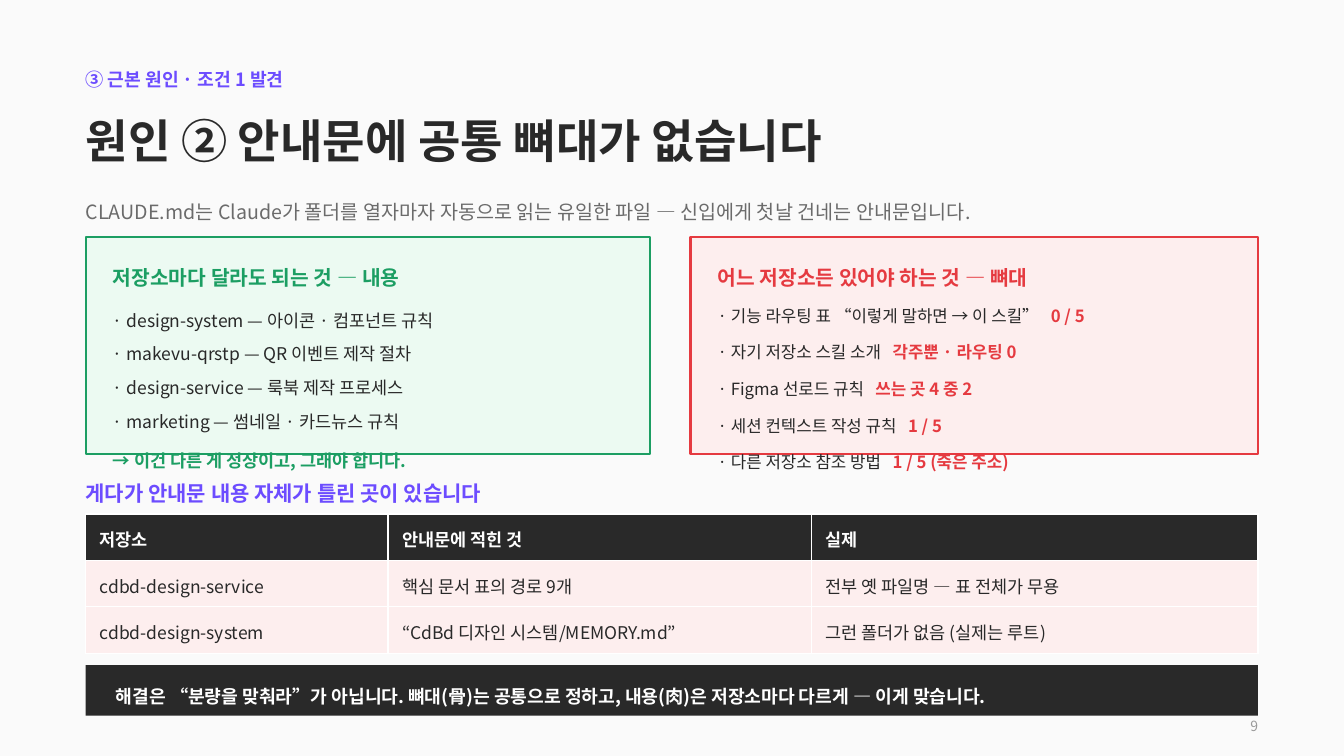
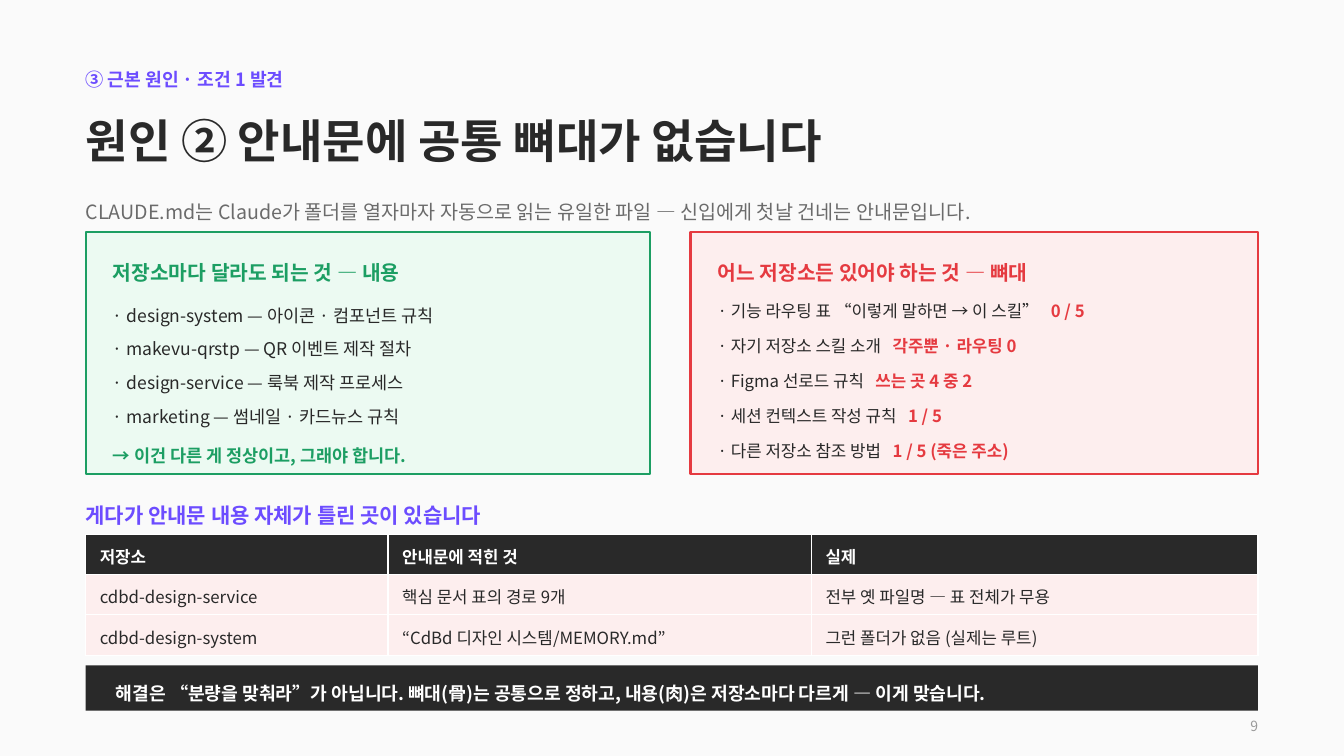
Before and after one commit to CdBd-in/design, a slide deck: slide 9 of CdBd 문서 체계 진단 및 개편 제안.pptx. Drawn at 1344x756 pixels with LibreOffice and Linux fonts; fonts in the diff are those of the drawing. Boxes give left, top, right and bottom in pixels: in the first picture for what was removed or moved away, otherwise in the second. Text is boxed around its words. In the diff, an @@ line names an element or a change of style, - is before the commit and + after.

```diff
--- a/CdBd 문서 체계 진단 및 개편 제안.pptx
+++ b/CdBd 문서 체계 진단 및 개편 제안.pptx
@@ rectangle: place and size @@
-rectangle at [86,237,650,454]
+rectangle at [86,232,650,474]
@@ rectangle: place and size @@
-rectangle at [691,237,1258,454]
+rectangle at [691,232,1258,474]
@@ text "저장소마다 달라도 되는 것 — ...": place and size @@
-text "저장소마다 달라도 되는 것 — ..." at [113,268,399,287]
+text "저장소마다 달라도 되는 것 — ..." at [113,263,399,282]
@@ text "어느 저장소든 있어야 하는 것 ...": place and size @@
-text "어느 저장소든 있어야 하는 것 ..." at [718,268,1027,287]
+text "어느 저장소든 있어야 하는 것 ..." at [718,263,1027,282]
@@ text "· design-system — 아이콘 · ...": place and size @@
-text "· design-system — 아이콘 · ..." at [127,312,433,471]
+text "· design-system — 아이콘 · ..." at [127,307,433,466]
@@ text "· 기능 라우팅 표 “이렇게 ..." at [731,303,1085,460]: less space between paragraphs @@
@@ text "게다가 안내문 내용 자체가 틀린 ...": place and size @@
-text "게다가 안내문 내용 자체가 틀린 ..." at [86,483,481,503]
+text "게다가 안내문 내용 자체가 틀린 ..." at [86,505,481,525]
@@ table at [86,534,1258,655] @@
@@ size 12.5 to 12 pt @@
@@ table: place and size @@
-table at [86,514,1258,653]
+table at [86,534,1258,655]
@@ rectangle: place and size @@
-rectangle at [86,665,1258,716]
+rectangle at [86,665,1258,711]
```
Also in this commit, not shown: 1 other slide changed.
